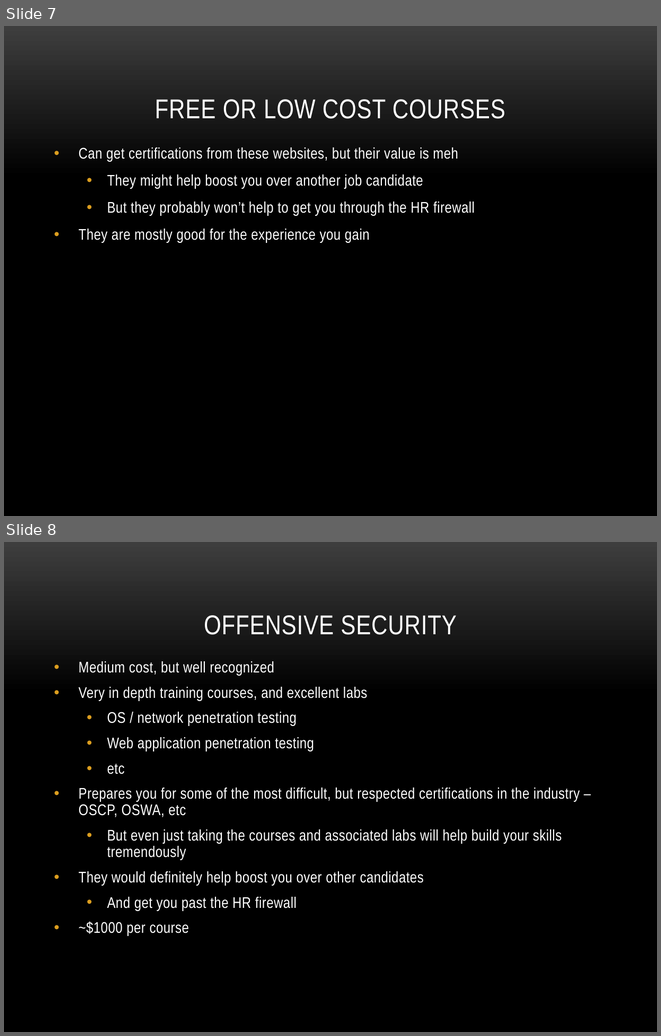
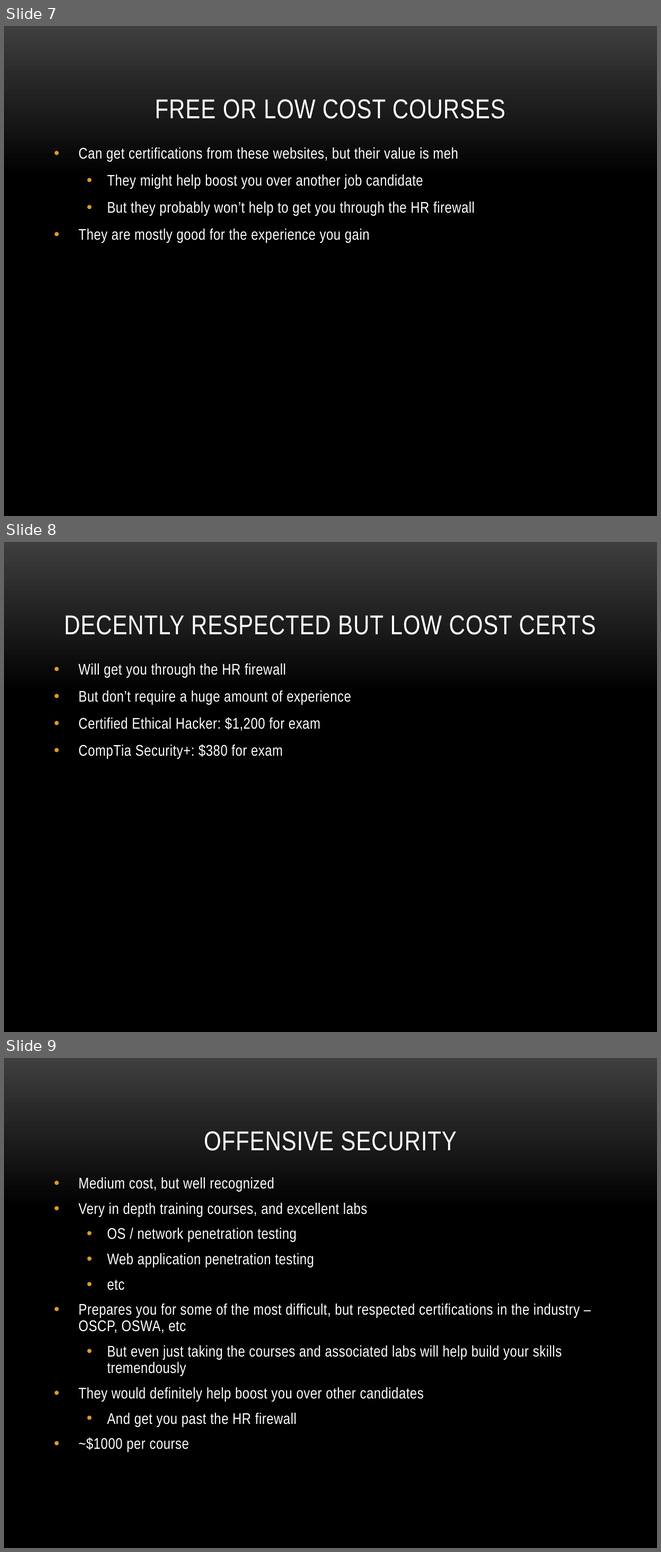
Before and after one commit to koyoresearch/presentations, a slide deck: Paths to Becoming a Penetration Tester.pptx. Shown one above the other, each under a label of ours: slides 7 and 8 before the commit, slides 7, 8 and 9 after it. The pictures are 661x1036 and 661x1552 pixels, drawn with LibreOffice and Linux fonts; fonts in the diff are those of the drawing; background and template pictures are left out. Boxes give left, top, right and bottom in pixels: in the first picture for what was removed or moved away, otherwise in the second. Text is boxed around its words. In the diff, an @@ line names an element or a change of style, - is before the commit and + after.

Commit message:
Add files via upload
Added Certified Ethical Hacker and CompTia Security+ certifications for entry level certifications that will help to get you through the HR firewall.

```diff
--- a/Paths to Becoming a Penetration Tester.pptx
+++ b/Paths to Becoming a Penetration Tester.pptx
@@ slide 8 added at bbox=[4, 542, 657, 1032], background picture (left out) @@
@@ title added at bbox=[64, 615, 596, 635], 30 pt, text #FFFFFF @@
+DECENTLY RESPECTED BUT LOW COST CERTS
@@ text added at bbox=[79, 663, 351, 759], 17 pt, text #FFFFFF @@
+• Will get you through the HR firewall
+• But don’t require a huge amount of experience
+• Certified Ethical Hacker: $1,200 for exam
+• CompTia Security+: $380 for exam
@@ what was slide 8 is now slide 9 @@
```
